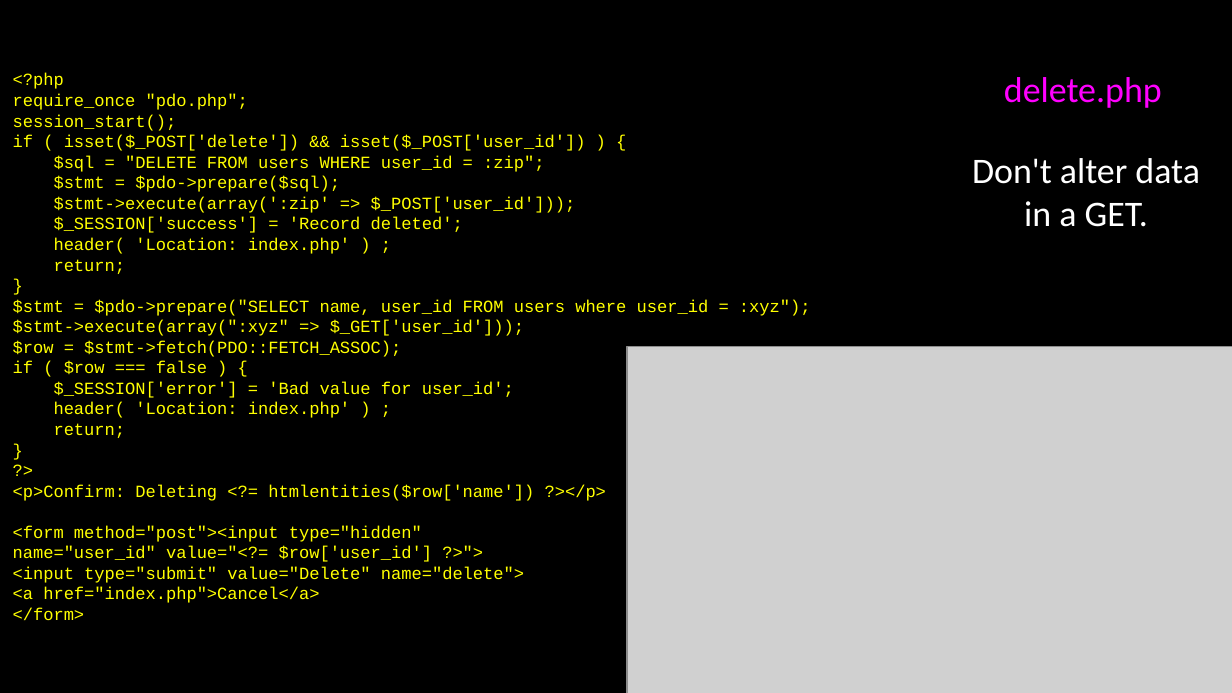
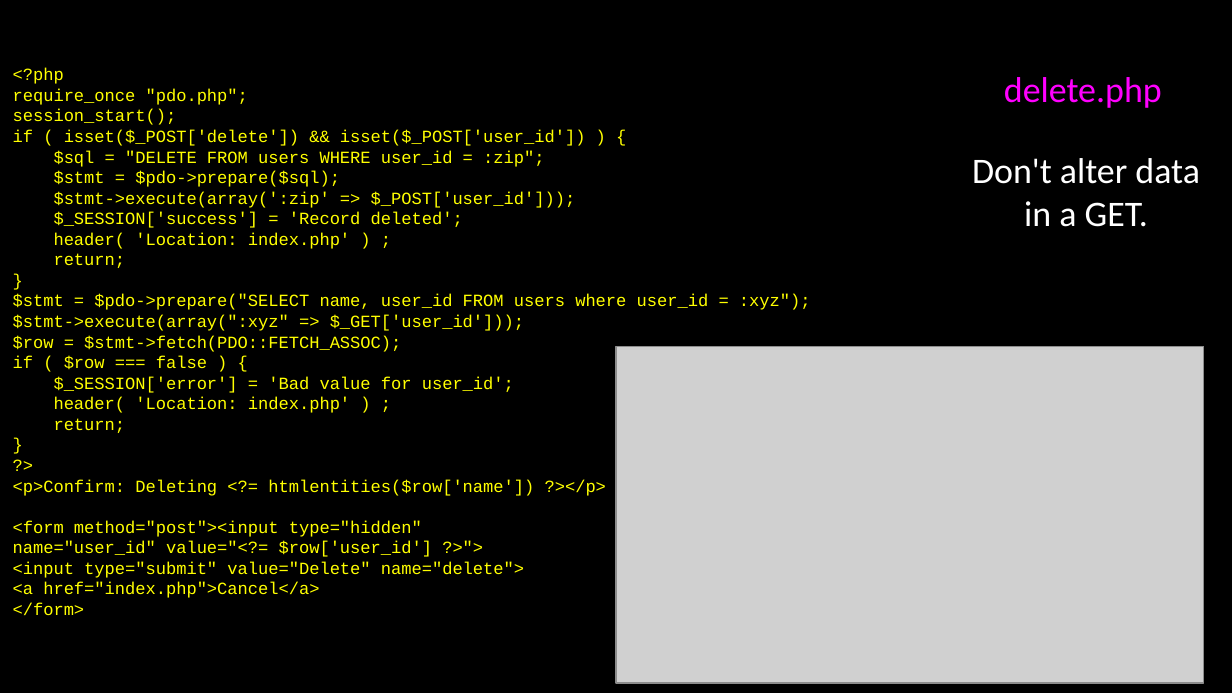
Before and after one commit to csev/wa4e, a slide deck: slide 11 of lectures/PHP-10-CRUD.ppt. Drawn at 1232x693 pixels with LibreOffice and Linux fonts; fonts in the diff are those of the drawing; grey boxes stand for pictures. Boxes give left, top, right and bottom in pixels: in the first picture for what was removed or moved away, otherwise in the second. Text is boxed around its words. In the diff, an @@ line names an element or a change of style, - is before the commit and + after.

Commit message:
Update lecture.

```diff
--- a/lectures/PHP-10-CRUD.ppt
+++ b/lectures/PHP-10-CRUD.ppt
@@ text "<?php": place and size @@
-text "<?php" at (13,73,811,621)
+text "<?php" at (13,68,811,616)
@@ picture: place and size @@
-picture at (627,346,1232,693)
+picture at (616,346,1204,683)
```
Also in this commit, not shown: 8 other slides changed, 1 slide added, 1 slide removed, 10 other files.
